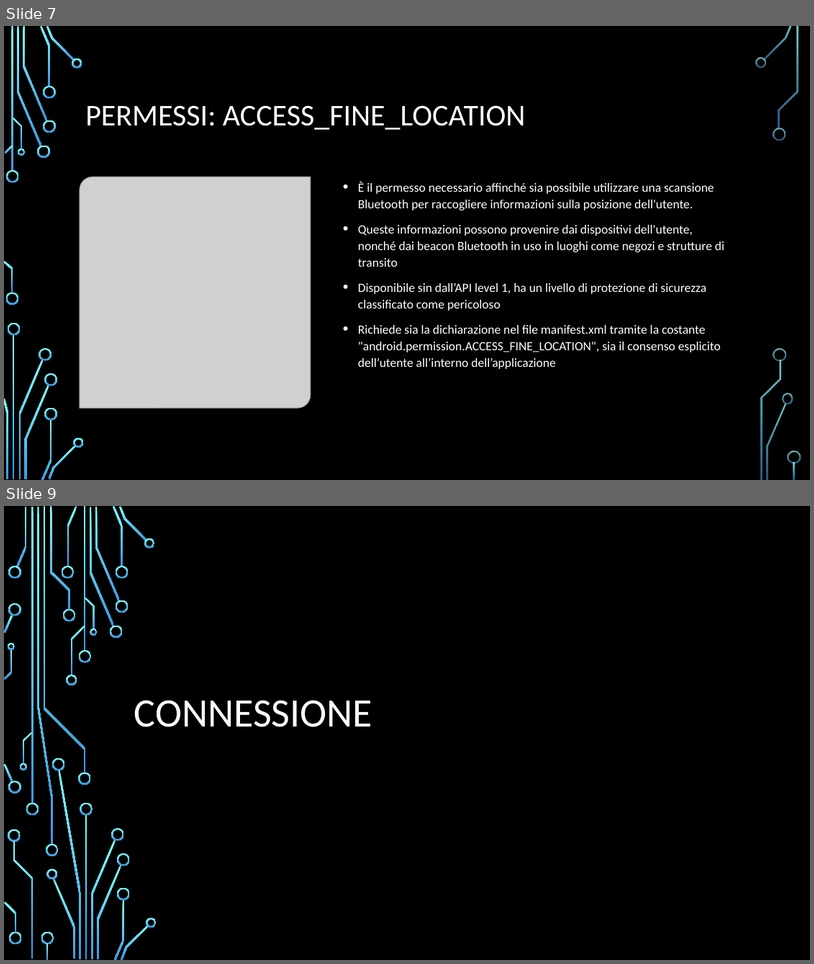
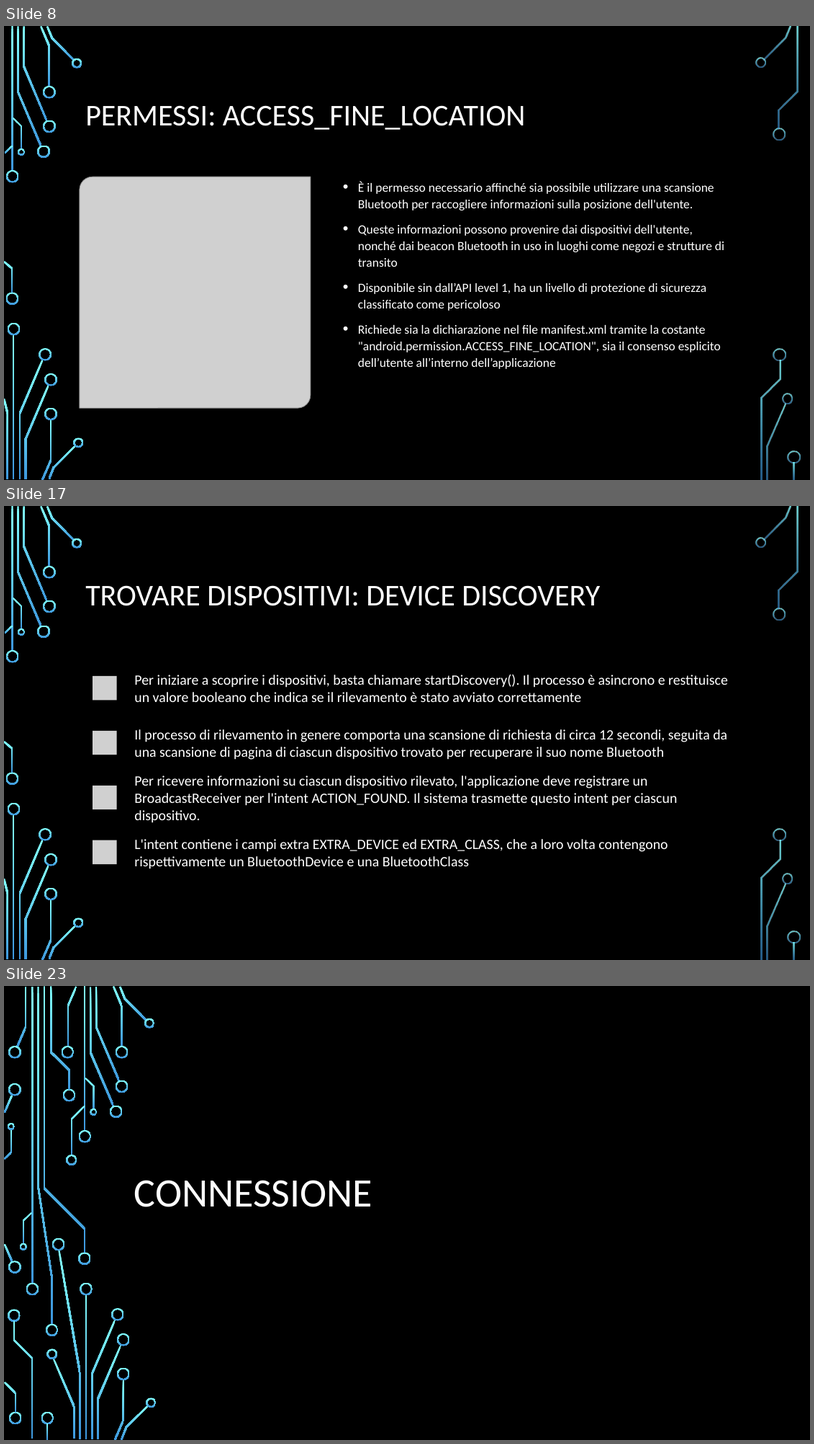
Before and after one commit to FNX-hub/ProgettoMP, a slide deck: Bluetooth.pptx. Shown one above the other, each under a label of ours: slides 7 and 9 before the commit, slides 8, 17 and 23 after it; the slides between them are not shown. The pictures are 814x964 and 814x1444 pixels, drawn with LibreOffice and Linux fonts; fonts in the diff are those of the drawing; grey boxes stand for pictures; background and template pictures are left out. Boxes give left, top, right and bottom in pixels: in the first picture for what was removed or moved away, otherwise in the second. Text is boxed around its words. In the diff, an @@ line names an element or a change of style, - is before the commit and + after.

```diff
--- a/Bluetooth.pptx
+++ b/Bluetooth.pptx
@@ slide 17 added at <box>4,506,810,960</box>, background picture (left out); not listed: 36 template elements that a slide beside it also shows @@
@@ title added at <box>85,585,600,606</box>, 36 pt, text #FFFFFF @@
+TROVARE DISPOSITIVI: DEVICE DISCOVERY
@@ group added at <box>80,667,735,874</box>: 4 rounded rectangles, 4 pictures, 4 texts @@
+Per iniziare a scoprire i dispositivi, basta chiamare startDiscovery(). Il processo è asincrono e restituisce un valore booleano che indica se il rilevamento è stato avviato correttamente
+Il processo di rilevamento in genere comporta una scansione di richiesta di circa 12 secondi, seguita da una scansione di pagina di ciascun dispositivo trovato per recuperare il suo nome Bluetooth
+Per ricevere informazioni su ciascun dispositivo rilevato, l'applicazione deve registrare un BroadcastReceiver per l'intent ACTION_FOUND. Il sistema trasmette questo intent per ciascun dispositivo.
+L'intent contiene i campi extra EXTRA_DEVICE ed EXTRA_CLASS, che a loro volta contengono rispettivamente un BluetoothDevice e una BluetoothClass
@@ what was slide 7 is now slide 8 @@
@@ what was slide 9 is now slide 23 @@
```
Also in this commit, not shown: 7 slides changed, 13 other slides added, 1 slide removed.
